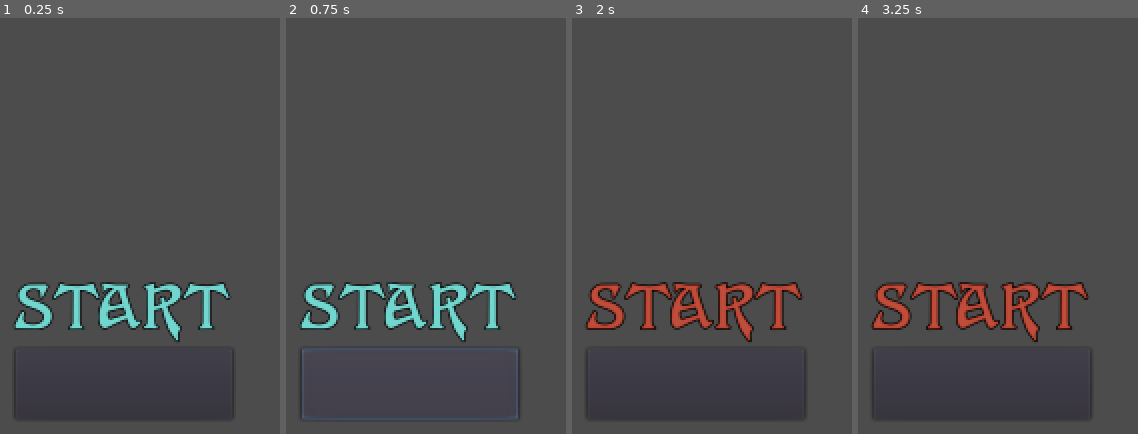
Above: before the commit, frames 1-4 (left to right).
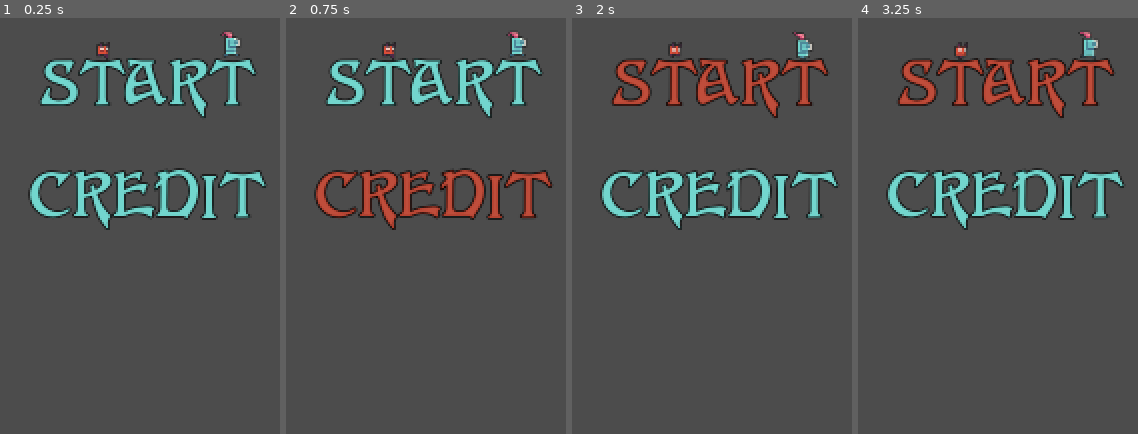
Above: after the commit, the same moments.

Repository: Narrop/Jame-Gam
Game: Godot game, scene res://scenes/menu/menu.tscn
The game is run twice, just before and just after one commit, with the same random seed, the same clock (stepped at 60 frames per second) and the same inputs. This scene is started directly instead of the project's main scene.
Inputs (mouse positions are in pixels of both pictures, inside the frame that each line leads up to; where the layout moved, square brackets give the same spot in the first picture):
- Up to frame 1 (0.25 s): no input
- Up to frame 2 (0.75 s): click (428, 196) [409, 384] at 0.5 s
- Up to frame 3 (2 s): click "START" at 1.25 s
- Up to frame 4 (3.25 s): click "START" at 2 s; click "START" at 2.75 s

The runs differ from the first frame. In frame 1, 15% of the frame differs, in the area x 5-95%, y 3-96%; in frame 2, 16%, in the area x 5-95%, y 3-97%; in frame 3, 15%; in frame 4, 15%.

Commit message:
run anim

Diff:
--- a/assets/Fonts/new_dynamicfont.tres
+++ b/assets/Fonts/new_dynamicfont.tres
@@ -1,3 +1,7 @@
-[gd_resource type="DynamicFont" format=2]
+[gd_resource type="DynamicFont" load_steps=2 format=2]
+
+[ext_resource path="res://assets/Fonts/FantaisieArtistique.otf" type="DynamicFontData" id=1]
 
 [resource]
+size = 51
+font_data = ExtResource( 1 )
--- a/scenes/menu/menu.tscn
+++ b/scenes/menu/menu.tscn
@@ -1,6 +1,15 @@
-[gd_scene load_steps=8 format=2]
+[gd_scene load_steps=25 format=2]
 
 [ext_resource path="res://assets/Fonts/FantaisieArtistique.ttf" type="DynamicFontData" id=1]
+[ext_resource path="res://assets/images/0x72_DungeonTilesetII_v1.4/frames/imp_run_anim_f0.png" type="Texture" id=2]
+[ext_resource path="res://assets/Fonts/FantaisieArtistique.otf" type="DynamicFontData" id=3]
+[ext_resource path="res://assets/images/0x72_DungeonTilesetII_v1.4/frames/imp_run_anim_f3.png" type="Texture" id=4]
+[ext_resource path="res://assets/images/0x72_DungeonTilesetII_v1.4/frames/imp_run_anim_f2.png" type="Texture" id=5]
+[ext_resource path="res://assets/images/0x72_DungeonTilesetII_v1.4/frames/knight_f_run_anim_f1.png" type="Texture" id=6]
+[ext_resource path="res://assets/images/0x72_DungeonTilesetII_v1.4/frames/knight_f_run_anim_f2.png" type="Texture" id=7]
+[ext_resource path="res://assets/images/0x72_DungeonTilesetII_v1.4/frames/knight_f_run_anim_f3.png" type="Texture" id=8]
+[ext_resource path="res://assets/images/0x72_DungeonTilesetII_v1.4/frames/imp_run_anim_f1.png" type="Texture" id=9]
+[ext_resource path="res://assets/images/0x72_DungeonTilesetII_v1.4/frames/knight_f_run_anim_f0.png" type="Texture" id=10]
 
 [sub_resource type="DynamicFont" id=1]
 size = 51
@@ -18,6 +27,38 @@
 
 [sub_resource type="StyleBoxEmpty" id=6]
 
+[sub_resource type="DynamicFont" id=7]
+size = 51
+outline_size = 1
+outline_color = Color( 0, 0, 0, 1 )
+font_data = ExtResource( 3 )
+
+[sub_resource type="StyleBoxEmpty" id=8]
+
+[sub_resource type="StyleBoxEmpty" id=9]
+
+[sub_resource type="StyleBoxEmpty" id=10]
+
+[sub_resource type="StyleBoxEmpty" id=11]
+
+[sub_resource type="StyleBoxEmpty" id=12]
+
+[sub_resource type="SpriteFrames" id=13]
+animations = [ {
+"frames": [ ExtResource( 10 ), ExtResource( 6 ), ExtResource( 7 ), ExtResource( 8 ) ],
+"loop": true,
+"name": "default",
+"speed": 15.0
+} ]
+
+[sub_resource type="SpriteFrames" id=14]
+animations = [ {
+"frames": [ ExtResource( 2 ), ExtResource( 9 ), ExtResource( 5 ), ExtResource( 4 ) ],
+"loop": true,
+"name": "default",
+"speed": 15.0
+} ]
+
 [node name="menu" type="Control"]
 anchor_right = 1.0
 anchor_bottom = 1.0
@@ -28,12 +69,19 @@
 [node name="TextureRect" type="TextureRect" parent="."]
 anchor_right = 1.0
 anchor_bottom = 1.0
+__meta__ = {
+"_edit_use_anchors_": false
+}
 
 [node name="start" type="Button" parent="."]
-margin_left = 500.0
-margin_top = 500.0
-margin_right = 651.0
-margin_bottom = 556.0
+anchor_left = 0.5
+anchor_top = 0.5
+anchor_right = 0.5
+anchor_bottom = 0.5
+margin_left = -81.5
+margin_top = -28.0
+margin_right = 81.5
+margin_bottom = 28.0
 custom_colors/font_color = Color( 0.447059, 0.839216, 0.807843, 1 )
 custom_colors/font_color_hover = Color( 0.854902, 0.305882, 0.219608, 0.811765 )
 custom_fonts/font = SubResource( 1 )
@@ -48,10 +96,35 @@
 }
 
 [node name="credit" type="Button" parent="."]
-margin_left = 505.0
-margin_top = 557.0
-margin_right = 668.0
-margin_bottom = 610.0
+anchor_left = 0.5
+anchor_top = 0.5
+anchor_right = 0.5
+anchor_bottom = 0.5
+margin_left = -87.0
+margin_top = 56.0
+margin_right = 88.0
+margin_bottom = 112.0
+custom_colors/font_color = Color( 0.447059, 0.839216, 0.807843, 1 )
+custom_colors/font_color_hover = Color( 0.854902, 0.305882, 0.219608, 0.811765 )
+custom_fonts/font = SubResource( 7 )
+custom_styles/hover = SubResource( 8 )
+custom_styles/pressed = SubResource( 9 )
+custom_styles/focus = SubResource( 10 )
+custom_styles/disabled = SubResource( 11 )
+custom_styles/normal = SubResource( 12 )
+text = "CREDIT"
 __meta__ = {
 "_edit_use_anchors_": false
 }
+
+[node name="knight" type="AnimatedSprite" parent="."]
+position = Vector2( 667, 327 )
+frames = SubResource( 13 )
+frame = 2
+playing = true
+
+[node name="demon" type="AnimatedSprite" parent="."]
+position = Vector2( 570, 332 )
+frames = SubResource( 14 )
+frame = 3
+playing = true
